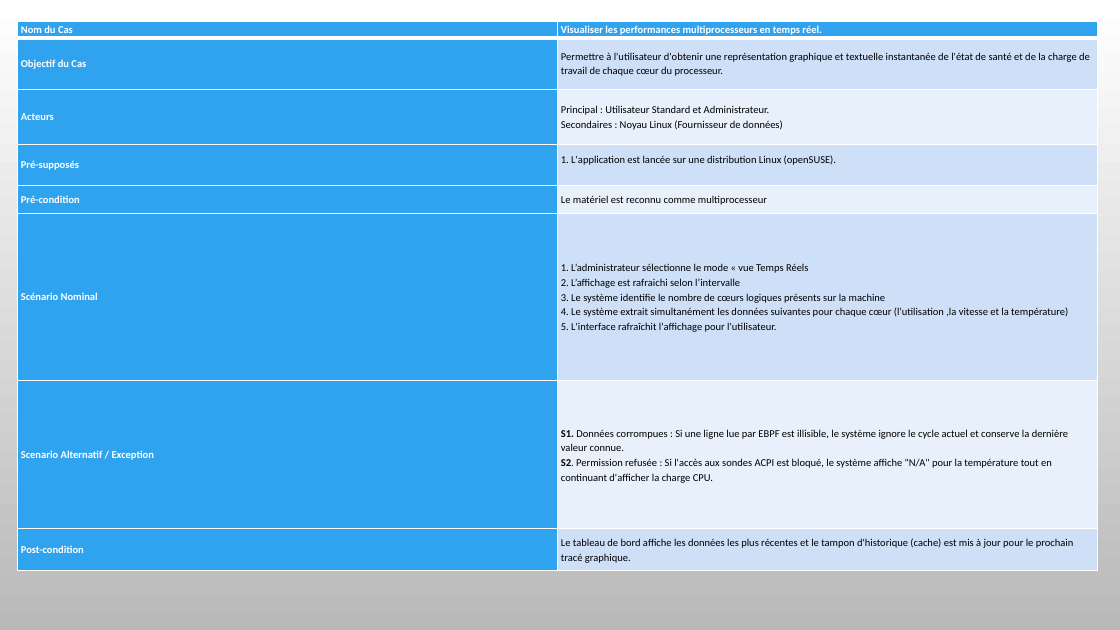
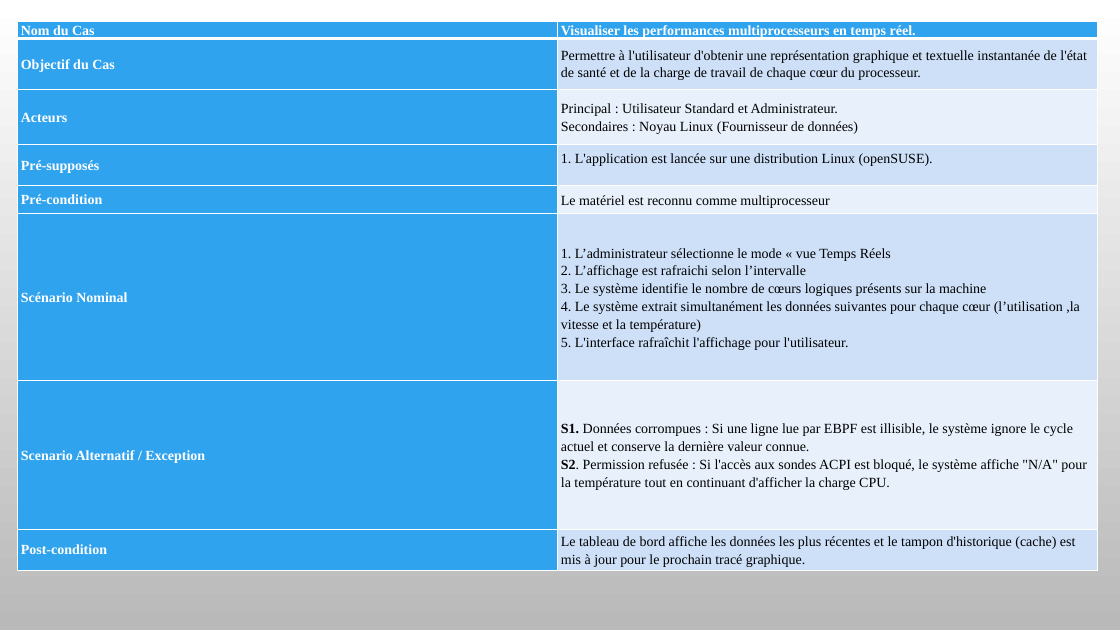
Before and after one commit to OpenSecureFoundation/Linux-Multicore-Monitor, a slide deck: slide 16 of Dossier d'analyse 2.pptx. Drawn at 1120x630 pixels with LibreOffice and Linux fonts; fonts in the diff are those of the drawing; background and template pictures are left out. Boxes give left, top, right and bottom in pixels: in the first picture for what was removed or moved away, otherwise in the second. Text is boxed around its words. In the diff, an @@ line names an element or a change of style, - is before the commit and + after.

```diff
--- a/Dossier d'analyse 2.pptx
+++ b/Dossier d'analyse 2.pptx
@@ table at <box>18,22,1098,571</box> @@
@@ size 9 to 12 pt, font Calibri to Times New Roman @@
```
Also in this commit, not shown: 15 other slides changed, 2 other files.
